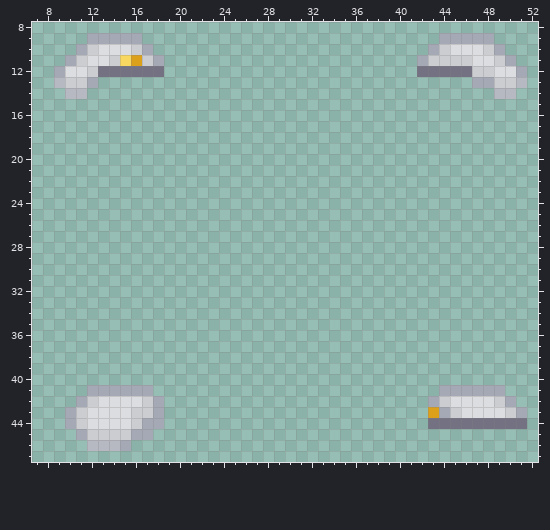
Two states of a pixel-art sprite, Resources/Textures/SS220/Clothing/Head/Hats/beret_diplomat.rsi/equipped-HELMET-hamster.png. This is how it looked before the edit.
The file is 64x64 pixels. Colours within 5 levels of each other are drawn and written as one. Shown: x 7..52, y 8..47.
The same view after the edit:
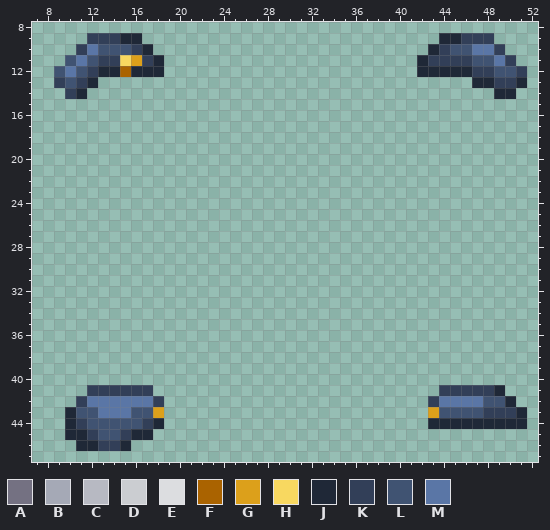
Palette (. is transparent): A #747182  B #a5a9b6  C #b7b9c2  D #cbcdd1  E #dcdde0  F #aa6300  G #dca01b  H #f8d860  J #1f2837  K #323f58  L #405372  M #5a76a6
What changed:
Changed rows in their new state; - is an unchanged pixel.
first column x 9:
 9 ---KKKJJ---------------------------JJKKK---
10 --KMLLLKJ-------------------------JKLLMMK--
11 -LMLKK--KJ-----------------------JKKKKLLMK-
12 LMLKJJFJJJ-----------------------JJJJJKKLLK
13 KLKJ----------------------------------JJKKJ
14 -KJ-------------------------------------JJ-
first column x 10:
41 --KKKKKK--------------------------KKKKKJ--
42 -KMMMMMMK------------------------KMMMMLLJ-
43 JLLMMMLLG-------------------------LLLLKKKJ
44 JKLLLLLKJ------------------------JJJJJJJJJ
45 JJKLLKJJ----------------------------------
46 -JJKKJ------------------------------------
